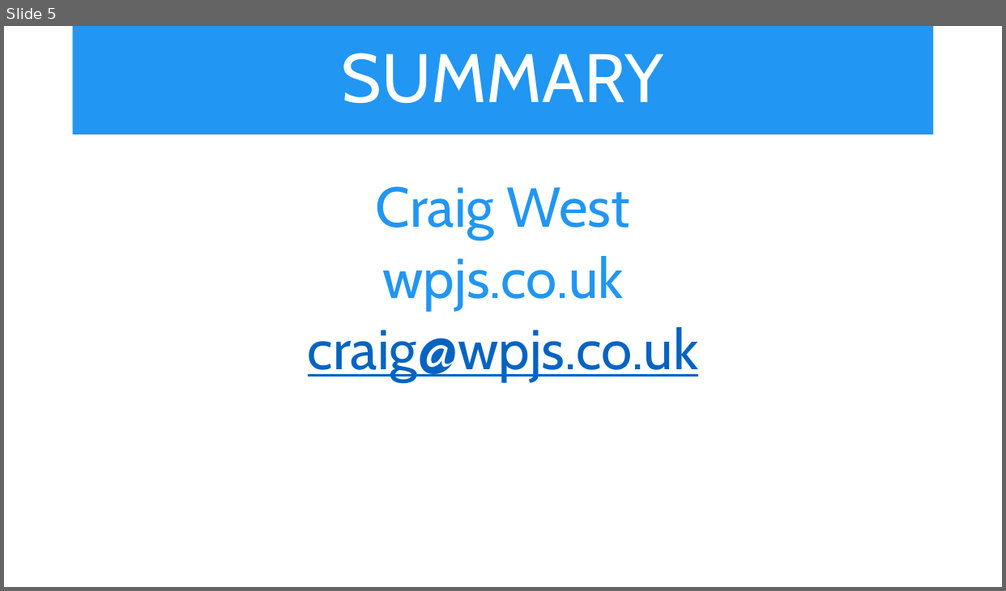
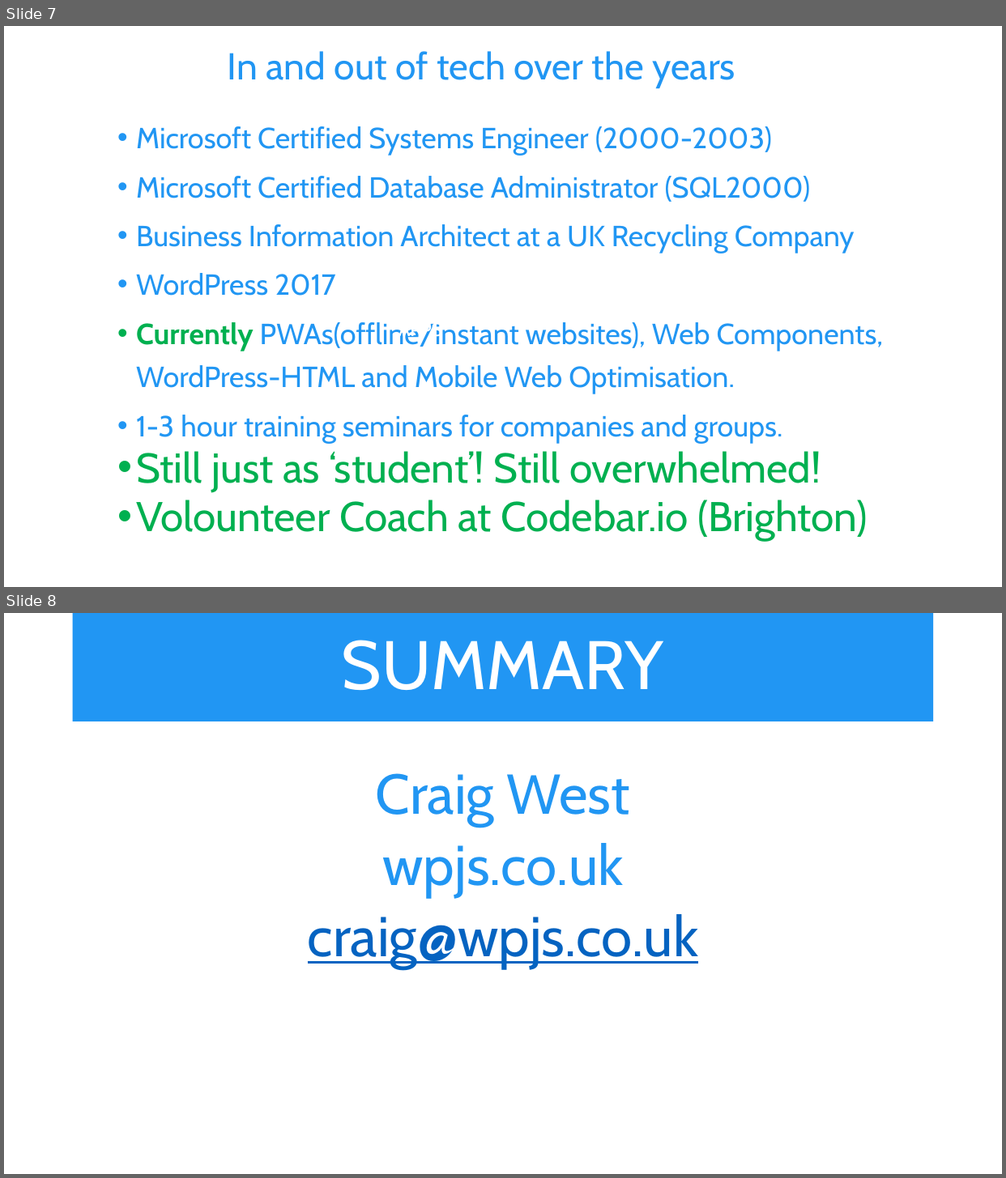
Before and after one commit to aniWeyn/pwa, a slide deck: PWA.pptx. Shown one above the other, each under a label of ours: slide 5 before the commit, slides 7 and 8 after it. The pictures are 1006x591 and 1006x1178 pixels, drawn with LibreOffice and Linux fonts; fonts in the diff are those of the drawing. Boxes give left, top, right and bottom in pixels: in the first picture for what was removed or moved away, otherwise in the second. Text is boxed around its words. In the diff, an @@ line names an element or a change of style, - is before the commit and + after.

```diff
--- a/PWA.pptx
+++ b/PWA.pptx
@@ slide 7 added at box(4, 26, 1002, 587), background #FFFFFF @@
@@ text added at box(228, 51, 735, 88), 36 pt, text #2196F3 @@
+In and out of tech over the years
@@ text added at box(136, 126, 884, 540), 28 pt, text #2196F3 @@
+  • Microsoft Certified Systems Engineer (2000-2003)
+  • Microsoft Certified Database Administrator (SQL2000)
+  • Business Information Architect at a UK Recycling Company
+  • WordPress 2017
+  • Currently PWAs(offline/instant websites), Web Components, WordPress-HTML and Mobile Web Optimisation.
+  • 1-3 hour training seminars for companies and groups.
+  • Still just as ‘student’! Still overwhelmed!
+  • Volounteer Coach at Codebar.io (Brighton)
@@ text added at box(505, 365, 563, 388), 18 pt, text #FFFFFF @@
+PROGRESSIVE WEB APPS
@@ what was slide 5 is now slide 8 @@
```
Also in this commit, not shown: 4 slides changed, 2 other slides added, 1 other file.
